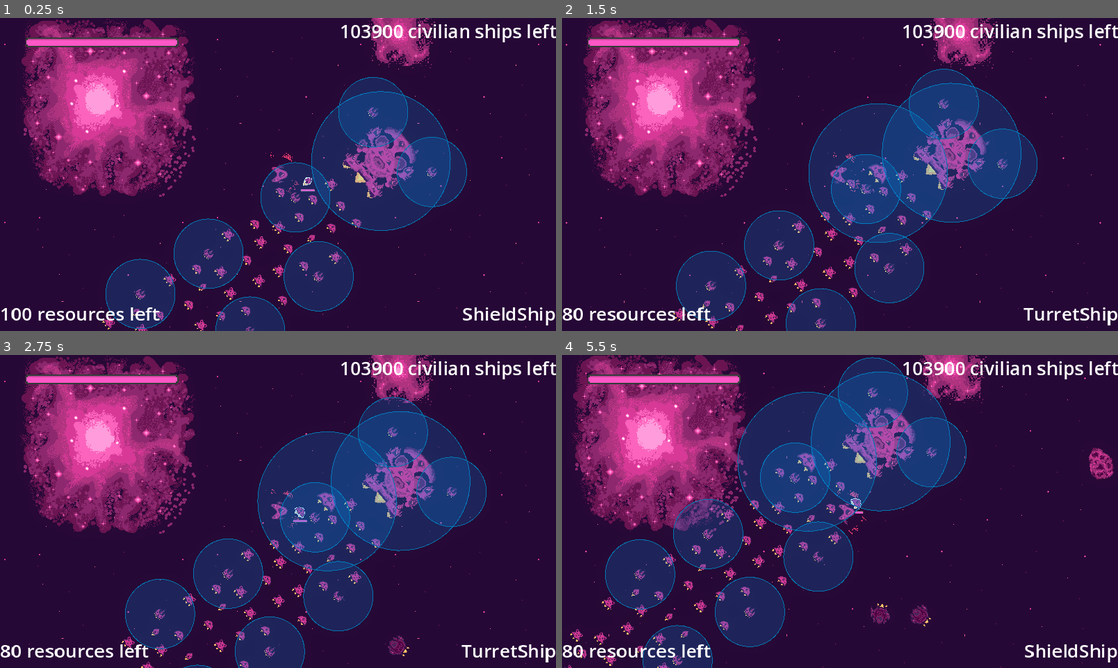
Above: before the commit, frames 1-4 (two rows, left to right).
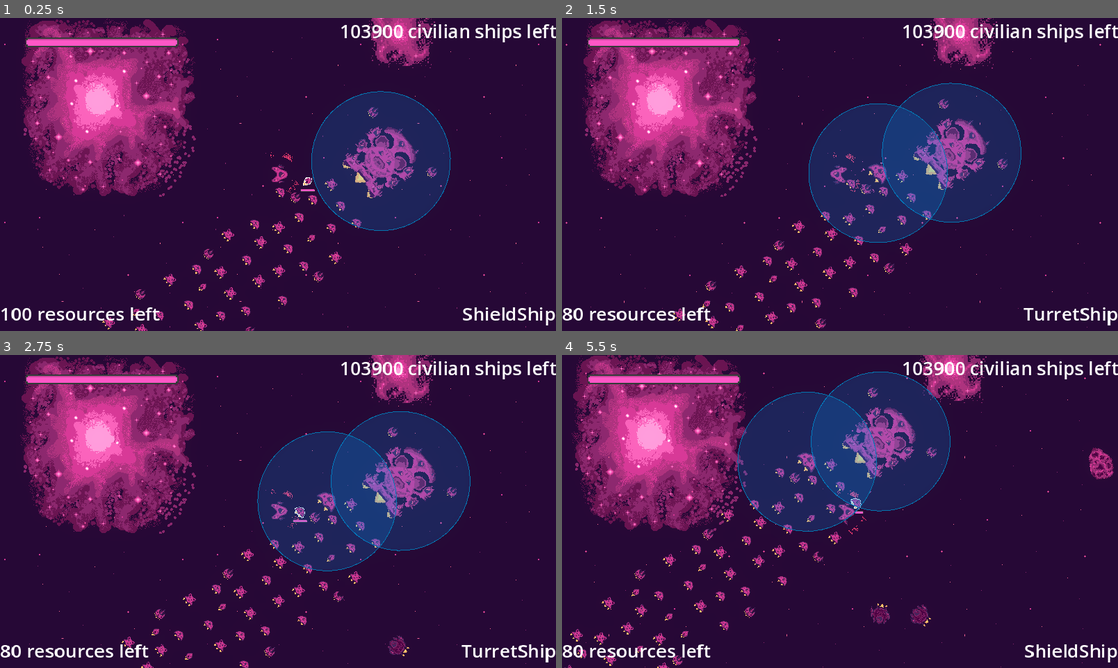
Above: after the commit, the same moments.

Repository: bear-minimum-studio/space-bear
Game: Godot game, scene res://Game.tscn
The game is run twice, just before and just after one commit, with the same random seed, the same clock (stepped at 60 frames per second) and the same inputs.
Inputs:
- Up to frame 1 (0.25 s): no input
- Up to frame 2 (1.5 s): tap Enter (upgrade) at 0.5 s; hold Right (turn_right) 0.53-1.28 s; hold X (cycle_selection) 0.53-1.28 s; hold Ctrl (brake) from 1.28 s (still down); tap Down (decelerate) at 1.35 s
- Up to frame 3 (2.75 s): release Ctrl (brake) at 2.03 s; hold Right (turn_right) from 2.03 s (still down); hold Space (fire) from 2.03 s (still down)
- Up to frame 4 (5.5 s): release Right (turn_right) at 2.78 s; release Space (fire) at 2.78 s; hold Up (accelerate) 2.78-3.53 s; tap G (grappling_hook) at 2.85 s; hold F (turret_fire) 3.53-4.28 s; hold Left (turn_left) 3.53-5.03 s; tap X (cycle_selection) at 4.35 s; hold Ctrl (brake) from 5.03 s (still down); tap Down (decelerate) at 5.1 s

The runs differ from the first frame. In frame 1, 14% of the frame differs, in the area x 19-84%, y 18-100%; in frame 2, 14%; in frame 3, 14%; in frame 4, 16%, in the area x 7-73%, y 0-100%.

Commit message:
feat: remove shield from turret ships

Diff:
--- a/npc/civilians/TurretShip.tscn
+++ b/npc/civilians/TurretShip.tscn
@@ -1,10 +1,9 @@
-[gd_scene load_steps=7 format=3 uid="uid://iawoyehjjxoa"]
+[gd_scene load_steps=6 format=3 uid="uid://iawoyehjjxoa"]
 
 [ext_resource type="PackedScene" uid="uid://etyatu5407jp" path="res://npc/civilians/AbstractCivilianShip.tscn" id="1_0bdkf"]
 [ext_resource type="Texture2D" uid="uid://876ifecl54ww" path="res://npc/civilians/vaisseau_defense.png" id="2_0o62w"]
 [ext_resource type="Texture2D" uid="uid://dg1k0isxxsv4q" path="res://npc/civilians/vaisseau_defense_flammes.png" id="3_qquy2"]
 [ext_resource type="PackedScene" uid="uid://boraidb6nocfq" path="res://npc/Turret.tscn" id="5_34wb2"]
-[ext_resource type="PackedScene" uid="uid://djo7oaxj6obr3" path="res://shield/Shield.tscn" id="5_us0t2"]
 
 [sub_resource type="CircleShape2D" id="CircleShape2D_t24if"]
 
@@ -28,5 +27,3 @@
 
 [node name="HealthSystem" parent="." index="5"]
 max_health = 40
-
-[node name="Shield" parent="." index="8" instance=ExtResource("5_us0t2")]
